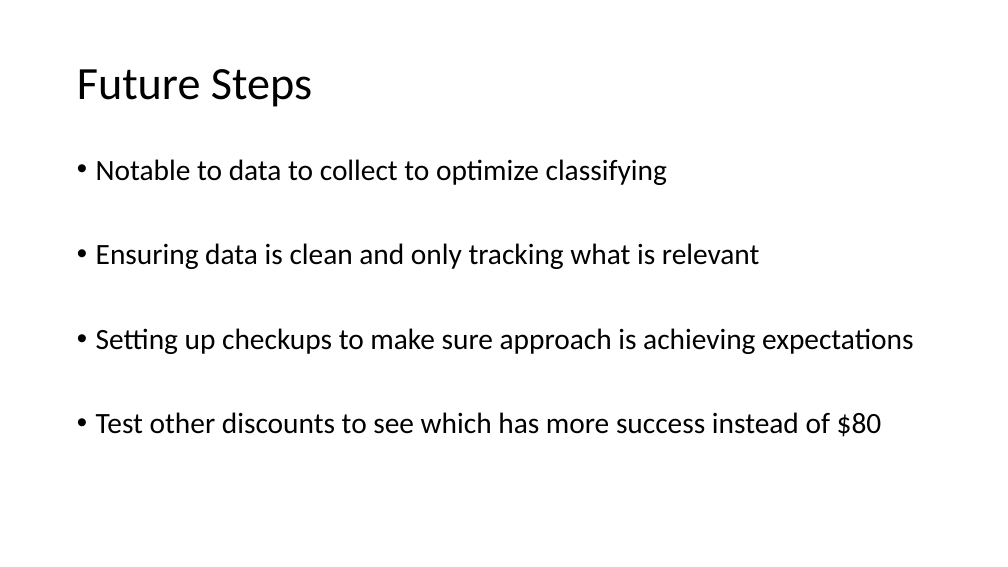
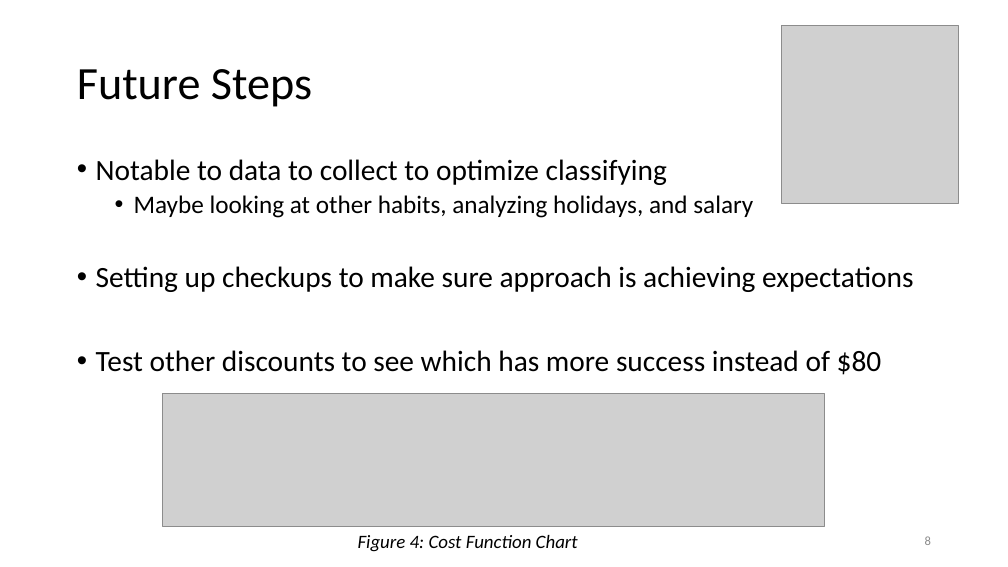
Before and after one commit to zhourichard19/CSE5243, a slide deck: slide 8 of Homework3/Homework3.pptx. Drawn at 1008x567 pixels with LibreOffice and Linux fonts; fonts in the diff are those of the drawing; grey boxes stand for pictures. Boxes give left, top, right and bottom in pixels: in the first picture for what was removed or moved away, otherwise in the second. Text is boxed around its words. In the diff, an @@ line names an element or a change of style, - is before the commit and + after.

```diff
--- a/Homework3/Homework3.pptx
+++ b/Homework3/Homework3.pptx
@@ picture added at [782,26,959,203] @@
@@ text at [134,195,753,218]: text changed; size 28 to 24 pt @@
-• Ensuring data is clean and only tracking what is relevant
+  • Maybe looking at other habits, analyzing holidays, and salary
@@ picture added at [163,394,825,526] @@
@@ text added at [358,535,578,552], 18 pt, text #000000, italic @@
+Figure 4: Cost Function Chart
@@ page number added at [925,536,931,545], 12 pt, text #8C8C8C @@
+8
```
Also in this commit, not shown: 12 other slides changed, 1 slide added, 1 slide removed, 5 other files.
